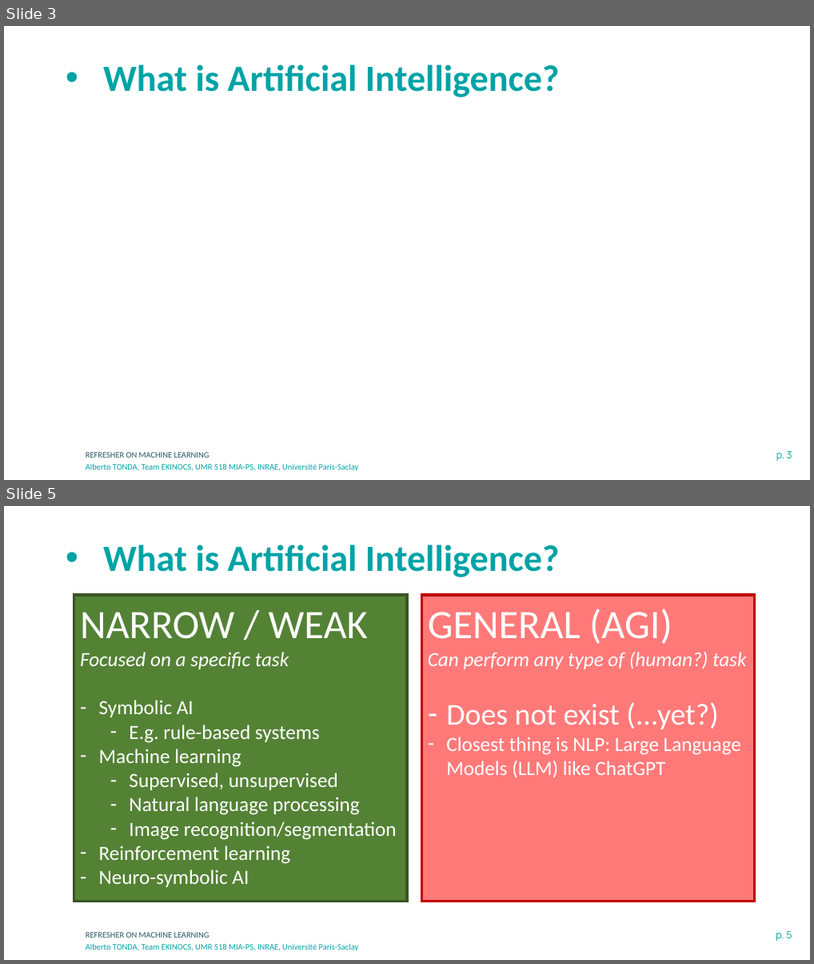
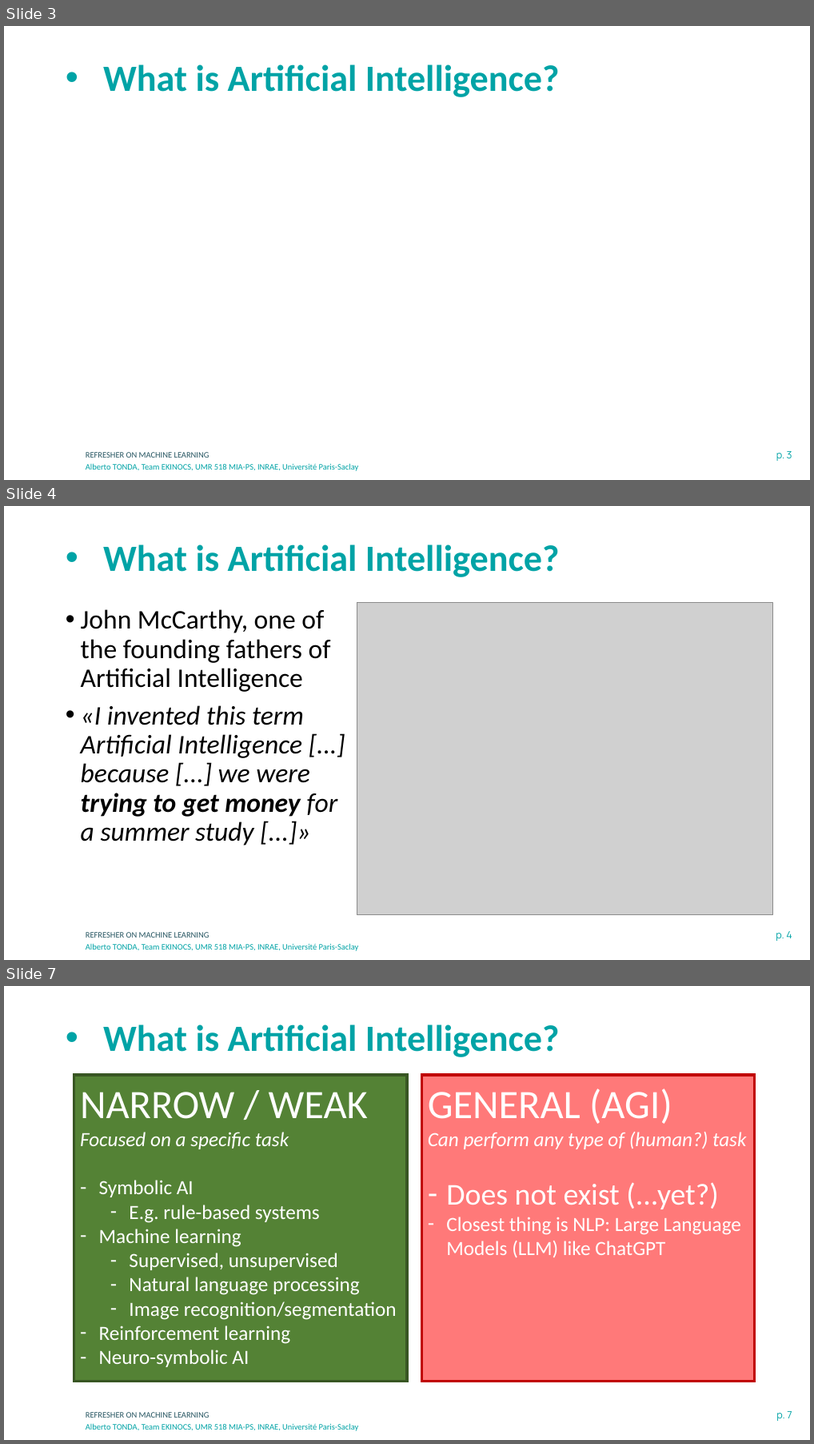
Before and after one commit to albertotonda/teaching, a slide deck: deep-learning-in-practice-with-pytorch/0-machine-learning.pptx. Shown one above the other, each under a label of ours: slides 3 and 5 before the commit, slides 3, 4 and 7 after it; the slides between them are not shown. The pictures are 814x964 and 814x1444 pixels, drawn with LibreOffice and Linux fonts; fonts in the diff are those of the drawing; grey boxes stand for pictures; background and template pictures are left out. Boxes give left, top, right and bottom in pixels: in the first picture for what was removed or moved away, otherwise in the second. Text is boxed around its words. In the diff, an @@ line names an element or a change of style, - is before the commit and + after.

```diff
--- a/deep-learning-in-practice-with-pytorch/0-machine-learning.pptx
+++ b/deep-learning-in-practice-with-pytorch/0-machine-learning.pptx
@@ slide 4 added at bbox=[4, 506, 810, 960], background #FFFFFF; not listed: 3 template elements that a slide beside it also shows @@
@@ title added at bbox=[103, 544, 560, 577], 44 pt, text #00A3A6, bold @@
+• What is Artificial Intelligence?
@@ text added at bbox=[81, 609, 338, 845], 32 pt, text #000000, italic @@
+• John McCarthy, one of the founding fathers of Artificial Intelligence
+• «I invented this term Artificial Intelligence [...] because [...] we were trying to get money for a summer study [...]»
@@ picture added at bbox=[358, 603, 774, 915] @@
@@ what was slide 5 is now slide 7 @@
@@ page number at bbox=[777, 1411, 792, 1420]: text changed @@
-p. 5
+p. 7
```
Also in this commit, not shown: 3 slides changed, 1 other slide added, 25 other files.
